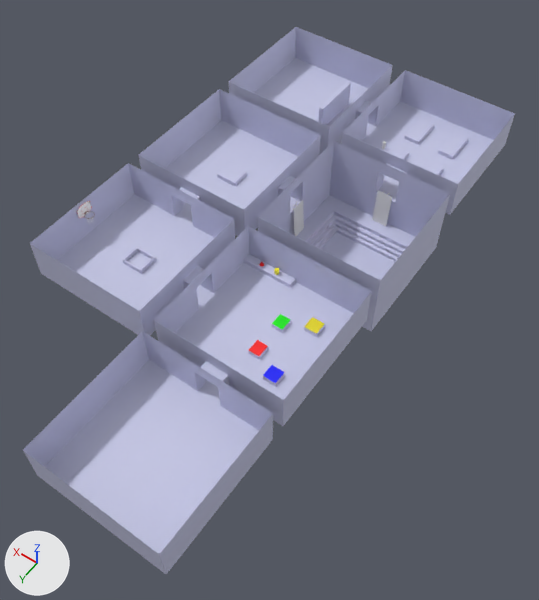
What one commit did to the glTF model demo world 3.glb.
The view is the same before and after, from a camera (50 mm lens) standing at (-68.4, 72.5, 103.8) and looking at (-19.8, 4.4, -3.2). Lighting does not change. The marker at lower left points along +X, +Y and +Z. Where no turn or scale is listed for an object, it has been applied to the vertices. Vertices at the same position are counted once.
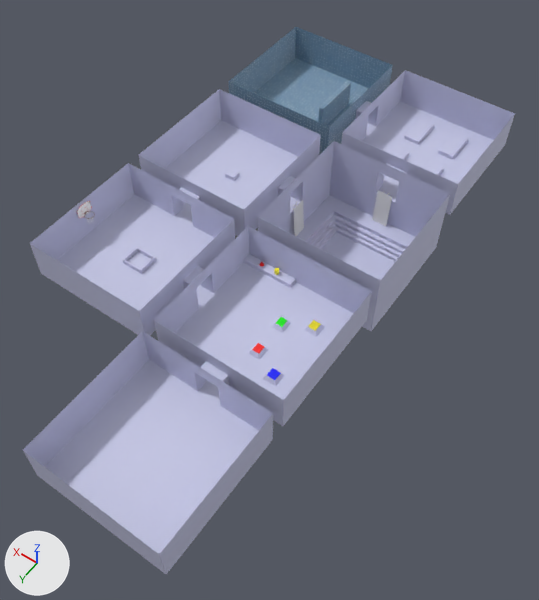
The change, as a diff of the scene's bpy script:
```diff
--- a/demo world 3.glb.py
+++ b/demo world 3.glb.py
@@ img_bluegrid3 @@
+img_bluegrid3 = load_image('bluegrid3', '_unpacked/bluegrid3', 200, 200, 'sRGB')
@@ mat_intro_room @@
+mat_intro_room = principled_material('intro room')
+mat_intro_room.texture = img_bluegrid3
@@ me_plane_024 @@
 # used by ob_plane_007; location = (-26.1, 41.8, 3.0)
-me_plane_024.from_pydata(...)  # 2616 vertices, 5059 faces; spans x -12.3..39.7, y -94.0..12.3, z -9.2..7.9
+me_plane_024.from_pydata(...)  # 4047 vertices, 7906 faces; spans x -12.3..39.7, y -94.0..12.3, z -9.2..7.9
+# me_plane_024 part 1: 164 vertices moved within x -12.2..39.6, y -94.0..12.2, z -9.1..5.3; 289 vertices removed from x -12.3..39.6, y -90.7..-12.3, z -9.1..7.9; 1720 vertices added at x -12.3..39.7, y -94.0..12.2, z -9.2..7.9
+# me_plane_024 part 2: 2049 kept faces spanning x -12.3..39.7, y -94.0..12.3, z -9.2..7.9 get new texture (UV) coordinates
+# me_plane_024 part 3: 392 faces spanning x 15.2..39.7, y -94.0..-69.5, z 0.0..7.9 switch from mat_material_004 (white #c7c9e7) to mat_intro_room (picture img_bluegrid3)
 me_plane_024.materials.append(mat_yellow_platform)
```

Pixel boxes [x1, y1, x2, y2] of what changed, in the pictures (539 x 600 px):
part 1 of me_plane_024, built on
    before: [36, 38, 468, 574]
    after: [23, 28, 493, 574]
part 2 of me_plane_024, surface changed
    both: [226, 83, 393, 390]
part 3 of me_plane_024, recoloured
    both: [229, 27, 393, 154]
